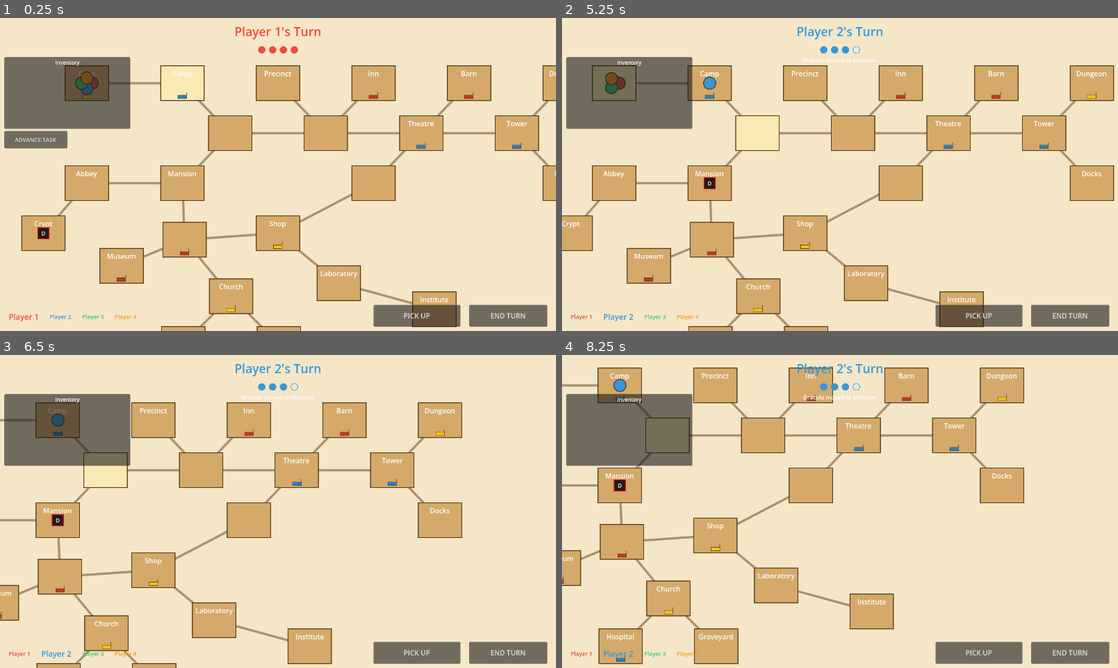
Above: before the commit, frames 1-4 (two rows, left to right).
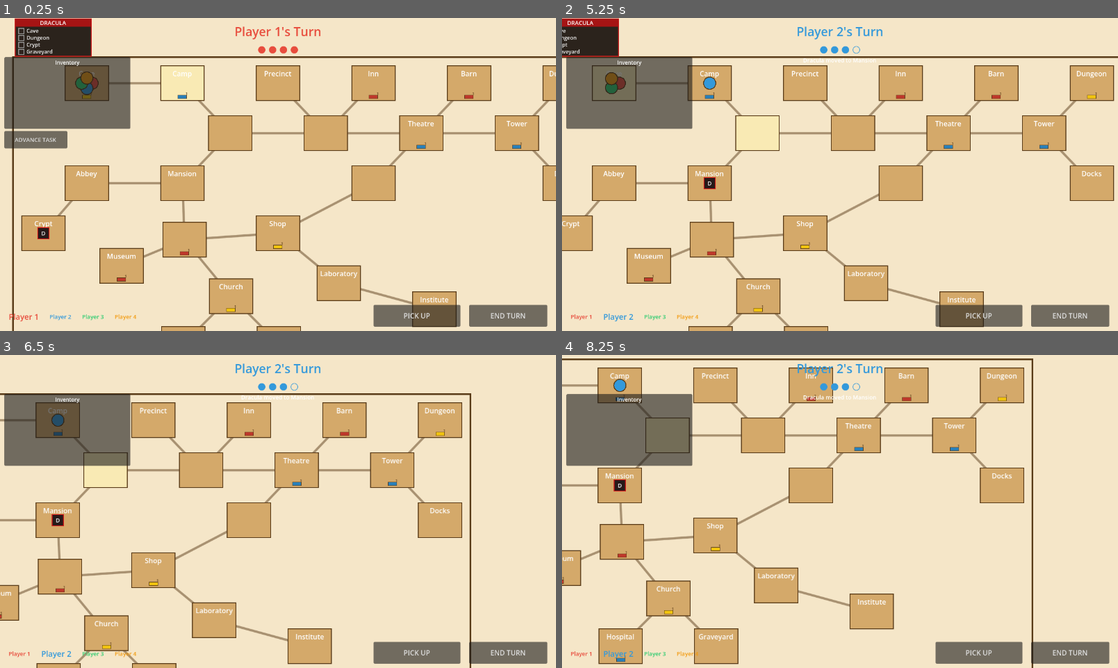
Above: after the commit, the same moments.

Repository: arlopurcell/horrified-board-game
Game: Godot game, scene res://scenes/Main.tscn
Same seed, same stepped clock (60 frames per second), same inputs: the game is played once before the commit and once after it. Before the commit the project has no main scene; this scene is started directly in both runs.
Inputs (mouse positions are in pixels of both pictures, inside the frame that each line leads up to):
- Up to frame 1 (0.25 s): no input
- Up to frame 2 (5.25 s): click "PICK UP" at 0.5 s; click "END TURN" at 1.25 s; drag from (628, 64) to (817, 64) at 2.02 s; click "ADVANCE TASK" at 2.75 s; click "Cancel" at 3.5 s; tap Enter at 4.25 s; drag from (723, 64) to (912, 64) at 4.27 s; tap Space at 5 s; move the mouse to (817, 64) at 5.02 s; hold D from 5.03 s (still down); click (817, 64) at 5.17 s
- Up to frame 3 (6.5 s): release D at 5.75 s; drag from (227, 401) to (422, 401) at 5.77 s
- Up to frame 4 (8.25 s): tap Enter at 6.5, 8 s; drag from (884, 401) to (645, 452) at 6.52 s; tap Space at 7.25 s; drag from (979, 401) to (789, 401) at 7.27 s; move the mouse to (645, 452) at 8.02 s; hold S from 8.03 s (still down); click (645, 452) at 8.17 s

The runs differ from the first frame. In frame 1, 2.7% of the frame differs, in the area x 2-100%, y 0-100%; in frame 2, 1.9%; in frame 3, 0.9%; in frame 4, 0.9%.

Commit message:
Adding dracula

Diff:
--- a/autoloads/MonsterManager.gd
+++ b/autoloads/MonsterManager.gd
@@ -79,12 +79,17 @@
 		if not players_here:
 			summary_parts.append(monster.monster_name + " moved to " + dest_name)
 		else:
-			var hits := _roll_dice(card.attack_dice)
+			var roll := _roll_dice(card.attack_dice)
+			var hits: int = roll["hits"]
 			var die_word := "die" if card.attack_dice == 1 else "dice"
 			var hit_word := "hit" if hits == 1 else "hits"
-			summary_parts.append(monster.monster_name + " moved to " + dest_name +
-				", rolled " + str(card.attack_dice) + " " + die_word +
-				" → " + str(hits) + " " + hit_word)
+			var atk_text := monster.monster_name + " moved to " + dest_name + \
+				", rolled " + str(card.attack_dice) + " " + die_word + \
+				" → " + str(hits) + " " + hit_word
+			if roll["power"]:
+				var power_note := _trigger_power(monster)
+				atk_text += " [POWER: " + power_note + "]"
+			summary_parts.append(atk_text)
 	monsters_moved.emit(move_data)
 	phase_completed.emit(" | ".join(summary_parts))
 
@@ -143,9 +148,32 @@
 	return []
 
 
-func _roll_dice(count: int) -> int:
+func _roll_dice(count: int) -> Dictionary:
 	var hits := 0
+	var power := false
 	for i in range(count):
-		if randi() % 6 + 1 <= 3:
+		var face := randi() % 6
+		if face < 2:       # 0-1: hit  (2/6)
 			hits += 1
-	return hits
+		elif face == 5:    # 5: power  (1/6)
+			power = true
+		# 2-4: miss        (3/6)
+	return {"hits": hits, "power": power}
+
+
+func _trigger_power(monster: MonsterData) -> String:
+	match monster.monster_name:
+		"Dracula":
+			return _power_dracula(monster)
+	return ""
+
+
+func _power_dracula(dracula: MonsterData) -> String:
+	if GameManager.players.is_empty():
+		return ""
+	var target := GameManager.players[GameManager.active_player_index]
+	target.current_space_id = dracula.current_space_id
+	GameManager.player_moved.emit(GameManager.active_player_index, dracula.current_space_id)
+	var space := GameManager.board_data.get_space(dracula.current_space_id)
+	var space_name: String = space.name if space != null else str(dracula.current_space_id)
+	return target.player_name + " dragged to " + space_name
--- a/project.godot
+++ b/project.godot
@@ -15,6 +15,7 @@
 [application]
 
 config/name="horrified-board-game"
+run/main_scene="res://scenes/Main.tscn"
 config/features=PackedStringArray("4.6")
 config/icon="res://icon.svg"
 config/main_scene="res://scenes/Main.tscn"
--- a/scenes/Board.gd
+++ b/scenes/Board.gd
@@ -5,6 +5,8 @@
 
 const CONNECTION_COLOR := Color(0.353, 0.235, 0.1, 0.5)
 const CONNECTION_WIDTH := 4.0
+const BORDER_COLOR := Color(0.353, 0.235, 0.1, 1.0)
+const BORDER_PAD := 20.0
 
 var _space_nodes: Dictionary = {}   # space_id (int) -> SpaceNode
 var _board_data: BoardData = null
@@ -19,6 +21,7 @@
 func _draw() -> void:
 	if _board_data == null:
 		return
+	_draw_board_border()
 	for space_data in _board_data.spaces:
 		if not space_data.id in _space_nodes:
 			continue
@@ -28,6 +31,20 @@
 				continue
 			var to: Vector2 = (_space_nodes[neighbor_id] as SpaceNode).position + SpaceNode.SIZE / 2
 			draw_line(from, to, CONNECTION_COLOR, CONNECTION_WIDTH, true)
+
+func _draw_board_border() -> void:
+	if _space_nodes.is_empty():
+		return
+	var min_x := INF; var min_y := INF; var max_x := -INF; var max_y := -INF
+	for space_id in _space_nodes:
+		var sn := _space_nodes[space_id] as SpaceNode
+		min_x = minf(min_x, sn.position.x)
+		min_y = minf(min_y, sn.position.y)
+		max_x = maxf(max_x, sn.position.x + SpaceNode.SIZE.x)
+		max_y = maxf(max_y, sn.position.y + SpaceNode.SIZE.y)
+	draw_rect(Rect2(min_x - BORDER_PAD, min_y - BORDER_PAD,
+			max_x - min_x + BORDER_PAD * 2, max_y - min_y + BORDER_PAD * 2),
+			BORDER_COLOR, false, 4.0)
 
 func get_space_center(space_id: int) -> Vector2:
 	if space_id in _space_nodes:
--- a/scenes/Main.tscn
+++ b/scenes/Main.tscn
@@ -1,10 +1,11 @@
-[gd_scene load_steps=6 format=3]
+[gd_scene load_steps=7 format=3]
 
 [ext_resource type="Script" path="res://scenes/Main.gd" id="1"]
 [ext_resource type="Script" path="res://scenes/Board.gd" id="2"]
 [ext_resource type="Script" path="res://scenes/Players.gd" id="3"]
 [ext_resource type="PackedScene" path="res://scenes/UI.tscn" id="4"]
 [ext_resource type="Script" path="res://scenes/Monsters.gd" id="5"]
+[ext_resource type="Script" path="res://scenes/MonsterTaskDisplay.gd" id="6"]
 
 [node name="Main" type="Node"]
 script = ExtResource("1")
@@ -15,6 +16,9 @@
 [node name="Camera2D" type="Camera2D" parent="Board"]
 position = Vector2(640, 360)
 
+[node name="MonsterTaskDisplay" type="Node2D" parent="Board"]
+script = ExtResource("6")
+
 [node name="Players" type="Node" parent="."]
 script = ExtResource("3")
 
--- /dev/null
+++ b/scenes/MonsterTaskDisplay.gd
@@ -0,0 +1,62 @@
+extends Node2D
+
+const PANEL_X := 35.0
+const PANEL_Y := 2.0
+const PANEL_W := 175.0
+const PANEL_GAP := 10.0
+const TITLE_H := 18.0
+const ROW_H := 16.0
+const H_PAD := 4.0
+const CB_SIZE := 12.0
+const FS_TITLE := 13
+const FS_ROW := 12
+
+const PANEL_BG := Color(0.10, 0.07, 0.05, 0.92)
+const TITLE_BG := Color(0.65, 0.08, 0.08)
+const BORDER_COL := Color(0.80, 0.12, 0.12)
+const TEXT_COL := Color(1.0, 1.0, 1.0)
+const CHECK_COL := Color(0.22, 0.80, 0.35)
+const BOX_BG := Color(0.18, 0.14, 0.12)
+const BOX_BORDER := Color(0.60, 0.60, 0.60)
+
+func _ready() -> void:
+	GameManager.items_changed.connect(queue_redraw)
+	GameManager.monster_defeated.connect(func(_n: String): queue_redraw())
+
+func _draw() -> void:
+	var font := ThemeDB.fallback_font
+	var px := PANEL_X
+	for monster_ref in MonsterManager.monsters:
+		var m := monster_ref as MonsterData
+		if m.monster_name == "Dracula":
+			_draw_dracula(font, px)
+			px += PANEL_W + PANEL_GAP
+
+func _draw_dracula(font: Font, px: float) -> void:
+	var coffins := GameManager.dracula_coffins
+	var panel_h := TITLE_H + coffins.size() * ROW_H + H_PAD
+	draw_rect(Rect2(px, PANEL_Y, PANEL_W, panel_h), PANEL_BG)
+	draw_rect(Rect2(px, PANEL_Y, PANEL_W, panel_h), BORDER_COL, false, 2.0)
+	draw_rect(Rect2(px, PANEL_Y, PANEL_W, TITLE_H), TITLE_BG)
+	var ta := font.get_ascent(FS_TITLE)
+	var td := font.get_descent(FS_TITLE)
+	draw_string(font, Vector2(px, PANEL_Y + TITLE_H * 0.5 + (ta - td) * 0.5),
+			"DRACULA", HORIZONTAL_ALIGNMENT_CENTER, PANEL_W, FS_TITLE, TEXT_COL)
+	var ry := PANEL_Y + TITLE_H + H_PAD * 0.5
+	for space_id in coffins:
+		var smashed: bool = coffins[space_id]
+		var space_name: String = GameManager.board_data.get_space(space_id).name
+		var cb_x := px + 8.0
+		var cb_y := ry + (ROW_H - CB_SIZE) * 0.5
+		draw_rect(Rect2(cb_x, cb_y, CB_SIZE, CB_SIZE), BOX_BG)
+		draw_rect(Rect2(cb_x, cb_y, CB_SIZE, CB_SIZE), BOX_BORDER, false, 1.5)
+		if smashed:
+			draw_line(Vector2(cb_x + 2.0, cb_y + CB_SIZE * 0.5),
+					Vector2(cb_x + CB_SIZE * 0.38, cb_y + CB_SIZE - 2.5), CHECK_COL, 2.0, true)
+			draw_line(Vector2(cb_x + CB_SIZE * 0.38, cb_y + CB_SIZE - 2.5),
+					Vector2(cb_x + CB_SIZE - 1.5, cb_y + 2.5), CHECK_COL, 2.0, true)
+		var la := font.get_ascent(FS_ROW)
+		var ld := font.get_descent(FS_ROW)
+		draw_string(font, Vector2(cb_x + CB_SIZE + 6.0, ry + ROW_H * 0.5 + (la - ld) * 0.5),
+				space_name, HORIZONTAL_ALIGNMENT_LEFT, -1, FS_ROW, TEXT_COL)
+		ry += ROW_H
Not shown, added: scenes/ItemSelectionPanel.gd.uid
Not shown, added: scenes/MonsterTaskDisplay.gd.uid
